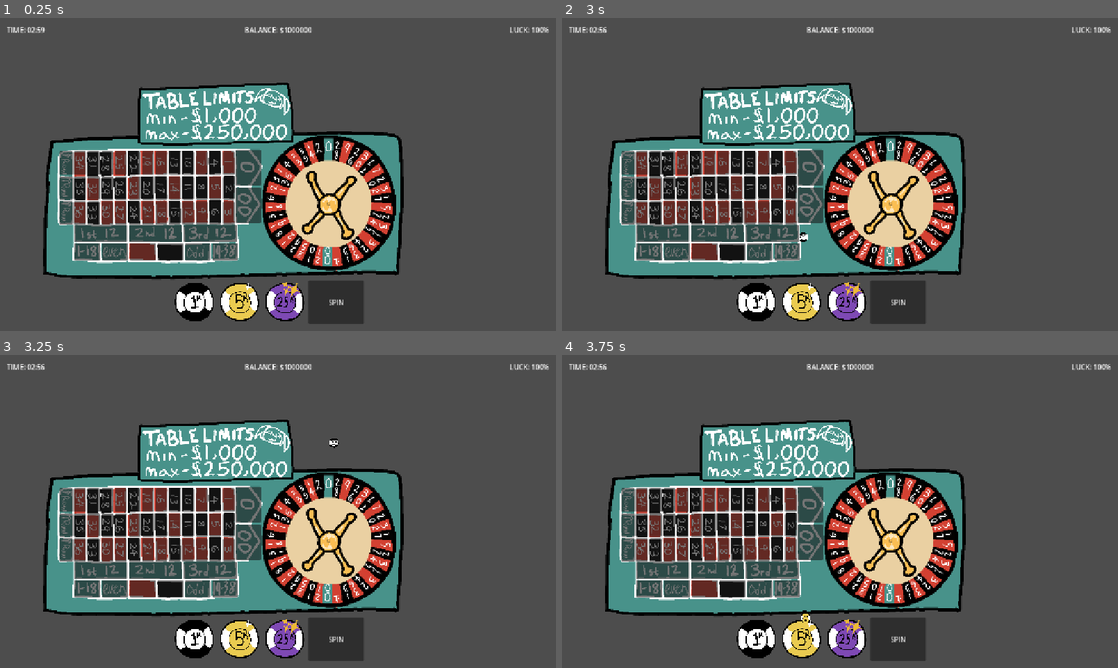
Above: before the commit, frames 1-4 (two rows, left to right).
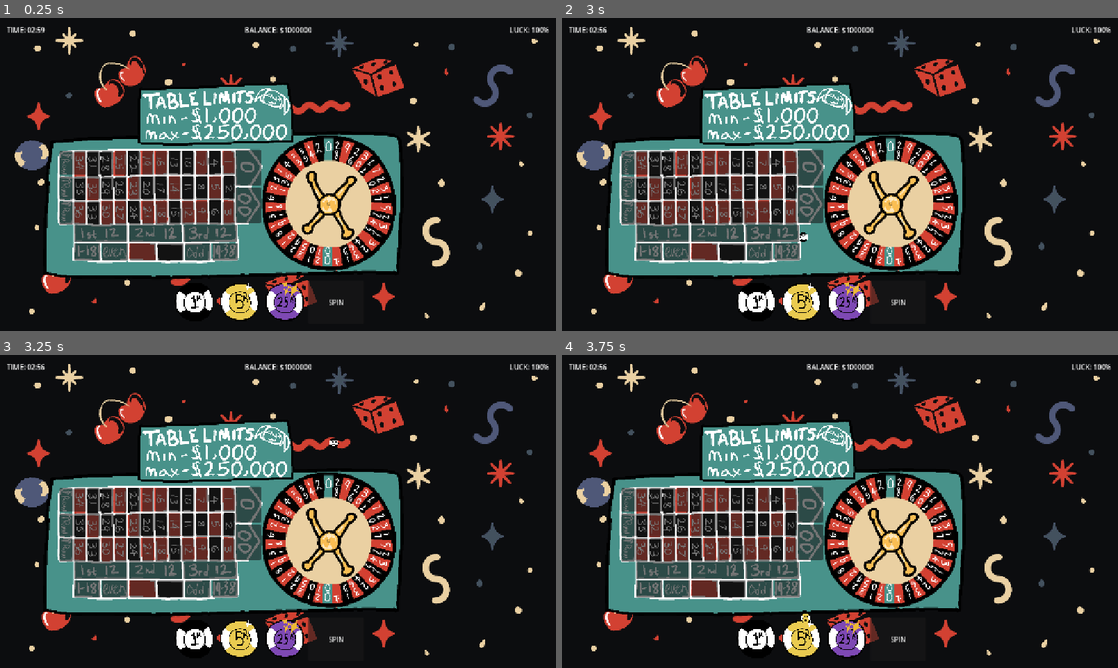
Above: after the commit, the same moments.

Repository: JordanRaia/gmtk-game-jam-2026
Game: Godot game, scene res://MainScene.tscn
The game is run twice, just before and just after one commit, with the same random seed, the same clock (stepped at 60 frames per second) and the same inputs.
Inputs (mouse positions are in pixels of both pictures, inside the frame that each line leads up to):
- Up to frame 1 (0.25 s): no input
- Up to frame 2 (3 s): click "SPIN" at 0.5 s; click "SPIN" at 1.25 s; click "SPIN" at 2 s; tap Enter at 2.75 s; drag from (756, 302) to (895, 105) at 2.77 s
- Up to frame 3 (3.25 s): no input
- Up to frame 4 (3.75 s): drag from (801, 639) to (812, 574) at 3.52 s

The runs differ from the first frame. In frame 1, 64% of the frame differs, in the area x 0-100%, y 0-100%; in frame 2, 64%; in frame 3, 64%; in frame 4, 64%.

Commit message:
added repeating background

Diff:
--- a/MainScene.tscn
+++ b/MainScene.tscn
@@ -1,6 +1,7 @@
 [gd_scene format=3 uid="uid://cxgrh0ikkpw20"]
 
 [ext_resource type="Script" uid="uid://spw3cuhr515e" path="res://Scripts/MainScene.gd" id="1_uxrcv"]
+[ext_resource type="Texture2D" uid="uid://bs6bonvhp1tn1" path="res://Assets/art/carpet.png" id="2_8xkvn"]
 [ext_resource type="Script" uid="uid://c74l6cmgccyo8" path="res://Scripts/DraggableChip.gd" id="2_rf2cd"]
 [ext_resource type="Texture2D" uid="uid://dx7y44hqxonft" path="res://Assets/PlaceHolders/rouletteboard.png" id="3_uxrcv"]
 [ext_resource type="Script" uid="uid://b4xp81d6dywgf" path="res://Scripts/BettingDropZone.gd" id="4_5crlr"]
@@ -14,6 +15,15 @@
 script = ExtResource("1_uxrcv")
 
 [node name="CanvasLayer" type="CanvasLayer" parent="." unique_id=2004155419]
+
+[node name="TextureRect" type="TextureRect" parent="CanvasLayer" unique_id=609380274]
+offset_left = -1280.0
+offset_top = -720.0
+offset_right = 2560.0
+offset_bottom = 1440.0
+texture = ExtResource("2_8xkvn")
+expand_mode = 1
+stretch_mode = 1
 
 [node name="UI_Layer" type="Control" parent="CanvasLayer" unique_id=1684836525]
 layout_mode = 3
